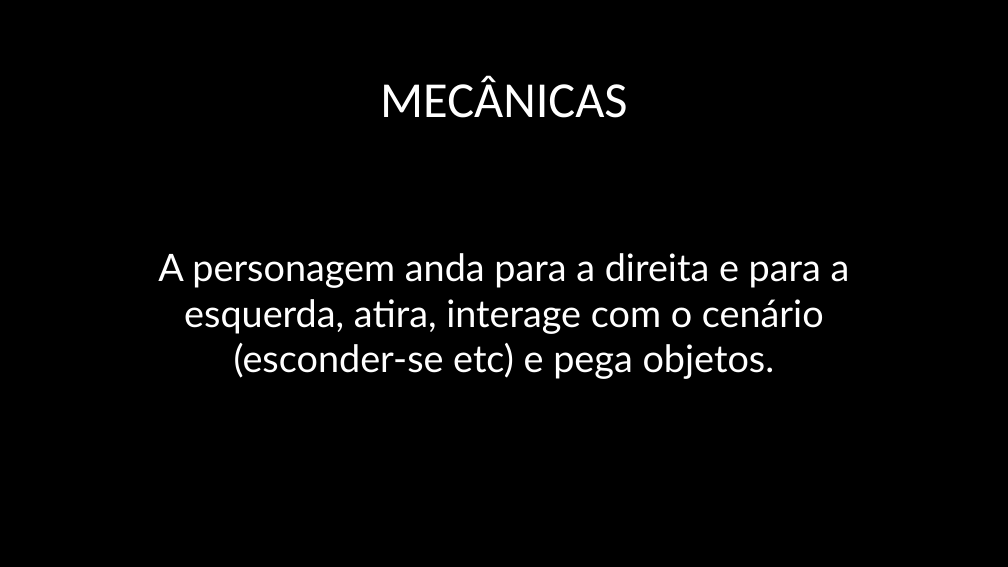
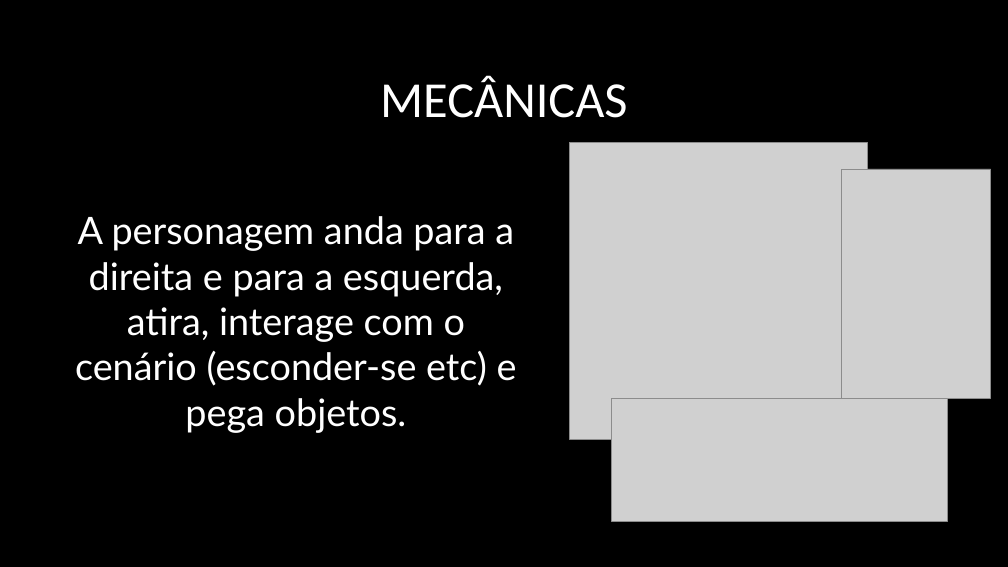
Before and after one commit to MAUAK/FP3-Red-Zone, a slide deck: slide 4 of Documentação/Our_Last_Goodbye.pptx. Drawn at 1008x567 pixels with LibreOffice and Linux fonts; fonts in the diff are those of the drawing; grey boxes stand for pictures; background and template pictures are left out. Boxes give left, top, right and bottom in pixels: in the first picture for what was removed or moved away, otherwise in the second. Text is boxed around its words. In the diff, an @@ line names an element or a change of style, - is before the commit and + after.

```diff
--- a/Documentação/Our_Last_Goodbye.pptx
+++ b/Documentação/Our_Last_Goodbye.pptx
@@ picture added at (x1=570, y1=142, x2=868, y2=440) @@
@@ picture added at (x1=842, y1=169, x2=991, y2=398) @@
@@ text "A personagem anda para a ..." rewrapped from (x1=158, y1=253, x2=850, y2=379) to (x1=75, y1=216, x2=517, y2=433) @@
@@ picture added at (x1=612, y1=399, x2=948, y2=522) @@
```
Also in this commit, not shown: 1 other slide changed.
